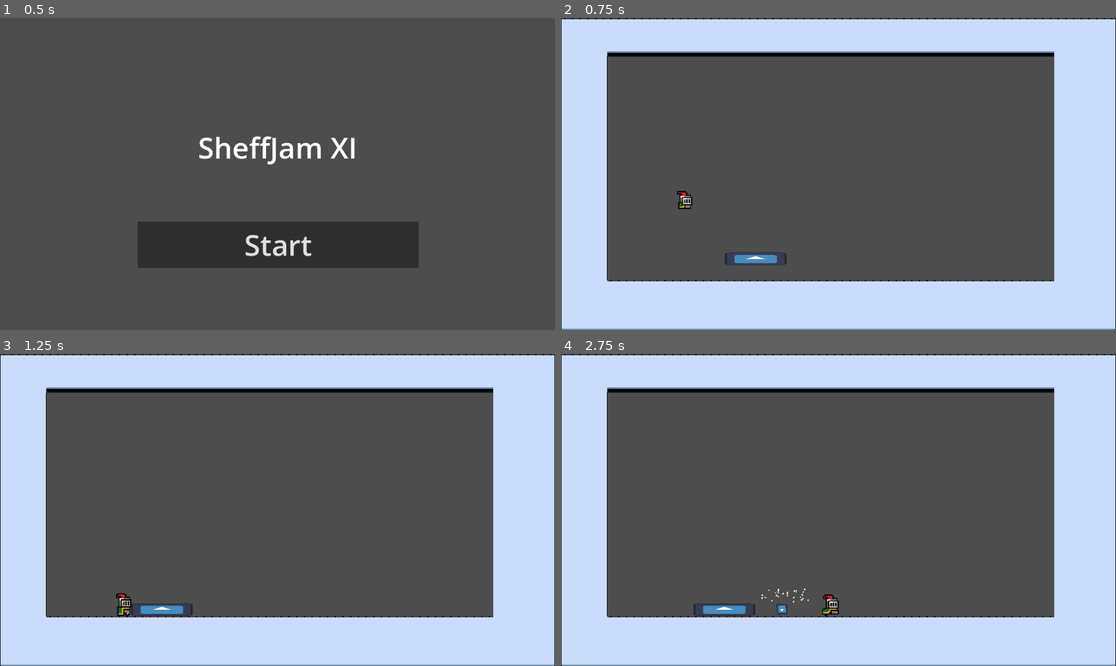
Above: before the commit, frames 1-4 (two rows, left to right).
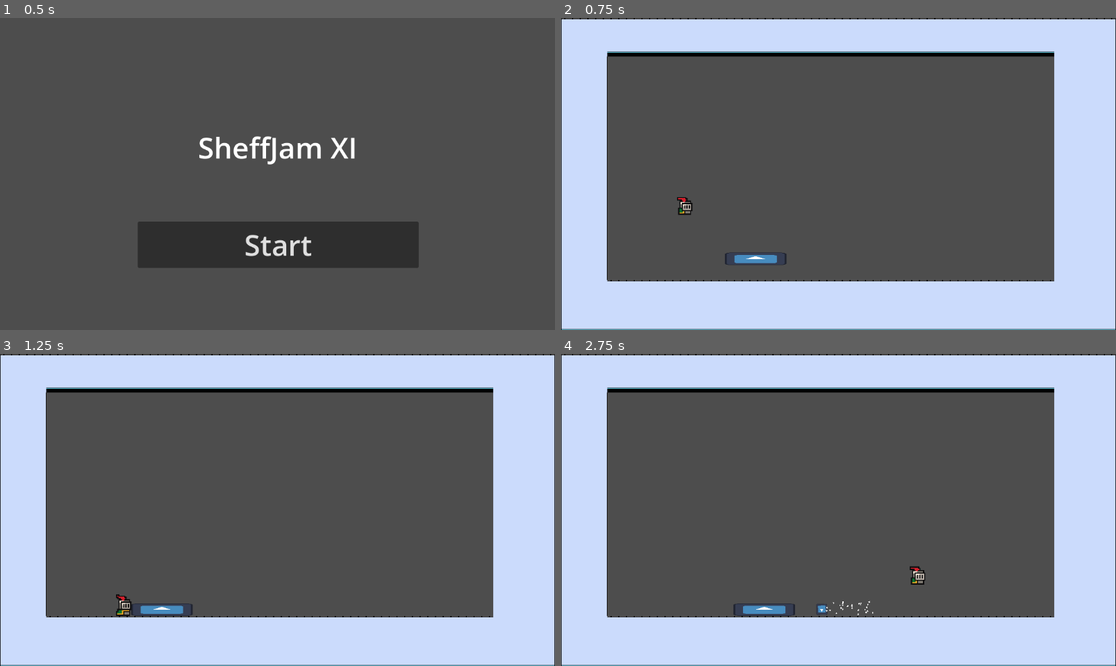
Above: after the commit, the same moments.

Repository: PjotrNik/shefjam
Game: Godot game, scene res://scenes/start_page.tscn
Two runs of this game, one before a commit and one after it. Both use one fixed random seed, a clock stepped at 60 frames per second and the inputs below. The engine's default icon, where the game draws it, is replaced by a stand-in: a white triangle on a blue panel in a dark square.
Inputs:
- Up to frame 1 (0.5 s): no input
- Up to frame 2 (0.75 s): click "Start" at 0.5 s
- Up to frame 3 (1.25 s): no input
- Up to frame 4 (2.75 s): hold D (move_right) from 1.28 s (still down); tap Space (dash) at 1.35, 2.3 s; tap W (jump) at 1.52, 1.55, 1.82, 2.1, 2.27, 2.57 s

Frame 1 is identical in both runs. In frame 2, 0.2% of the frame differs, in the area x 20-24%, y 55-64%; in frame 3, 0.1%; in frame 4, 0.9%, in the area x 23-66%, y 67-84%.

Commit message:
Added jump levels

Diff:
--- a/scripts/player.gd
+++ b/scripts/player.gd
@@ -1,8 +1,8 @@
 extends CharacterBody2D
 
 
-const SPEED = 130.0
-const JUMP_VELOCITY = -400.0
+const SPEED = 300.0
+const JUMP_VELOCITY = -1000.0
 const DASH_SPEED = 1000
 
 @onready var animated_sprite_2d: AnimatedSprite2D = $AnimatedSprite2D
@@ -18,11 +18,13 @@
 func _physics_process(delta: float) -> void:
 	# Add the gravity.
 	if not is_on_floor() and not dashing:
-		velocity += get_gravity() * delta
+		velocity += get_gravity() * delta * 2
 
 	# Handle jump.
 	if Input.is_action_just_pressed("jump") and is_on_floor():
 		velocity.y = JUMP_VELOCITY
+	elif velocity.y <= 0 and Input.is_action_just_released("jump"):
+		velocity.y = -100
 
 	# Get the input direction: -1, 0, +1
 	#get input direction and handle movement
